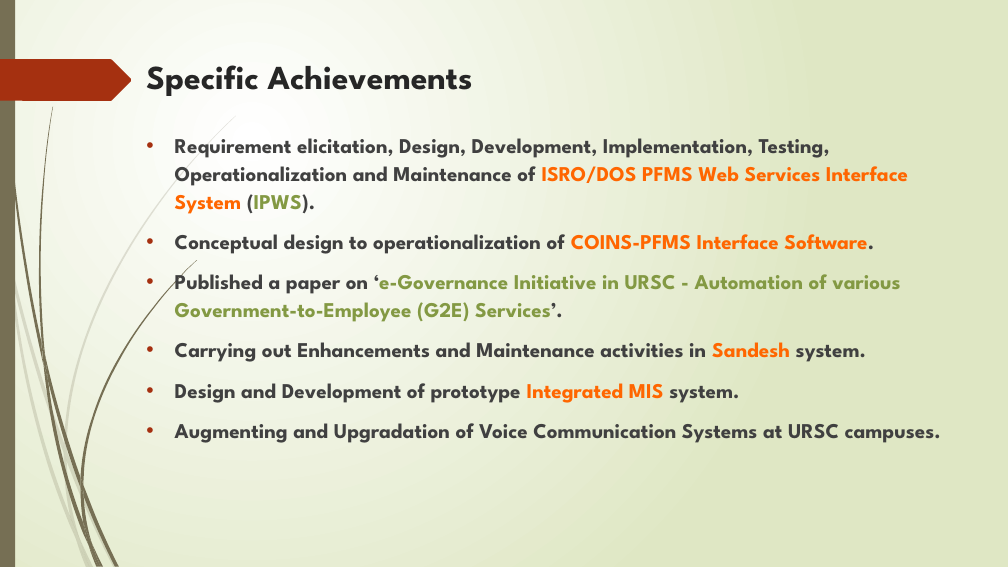
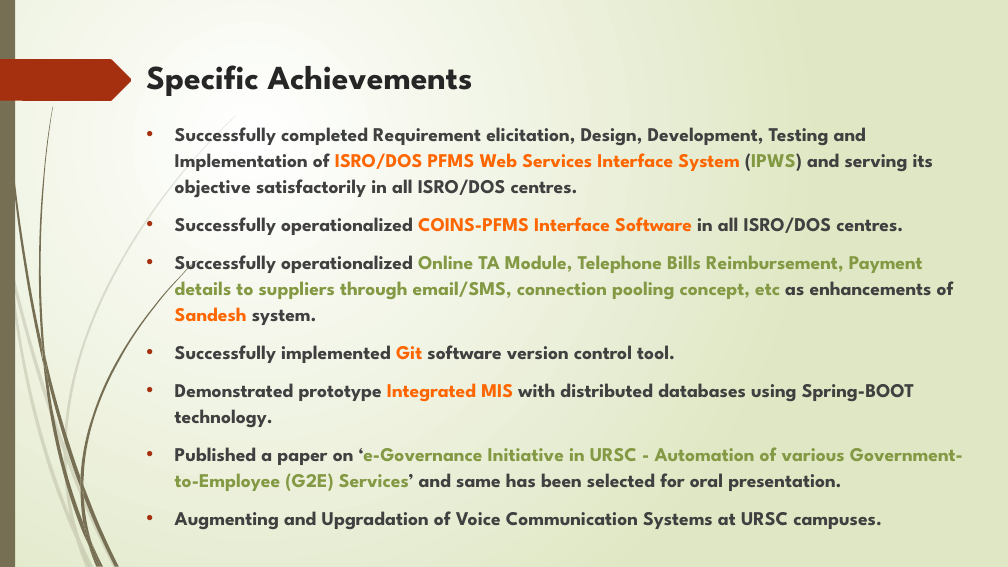
Before and after one commit to NavdeepGarg/DPC_Repo, a slide deck: slide 2 of handOutSources/PSNath SE to SF Profile.pptx. Drawn at 1008x567 pixels with LibreOffice and Linux fonts; fonts in the diff are those of the drawing. Boxes give left, top, right and bottom in pixels: in the first picture for what was removed or moved away, otherwise in the second. Text is boxed around its words. In the diff, an @@ line names an element or a change of style, - is before the commit and + after.

```diff
--- a/handOutSources/PSNath SE to SF Profile.pptx
+++ b/handOutSources/PSNath SE to SF Profile.pptx
@@ text "Successfully completed Requirement elicitation, Design, ..." moved from (x1=175, y1=138, x2=941, y2=443) to (x1=175, y1=127, x2=963, y2=529) @@
@@ text at (x1=175, y1=127, x2=963, y2=491): text changed; size 20 to 18.5 pt @@
-• Requirement elicitation, Design, Development, Implementation, Testing, Operationalization and Maintenance of ISRO/DOS PFMS Web Services Interface System (IPWS).
-• Conceptual design to operationalization of COINS-PFMS Interface Software.
-• Published a paper on ‘e-Governance Initiative in URSC - Automation of various Government-to-Employee (G2E) Services’.
-• Carrying out Enhancements and Maintenance activities in Sandesh system.
-• Design and Development of prototype Integrated MIS system.
+• Successfully completed Requirement elicitation, Design, Development, Testing and Implementation of ISRO/DOS PFMS Web Services Interface System (IPWS) and serving its objective satisfactorily in all ISRO/DOS centres.
+• Successfully operationalized COINS-PFMS Interface Software in all ISRO/DOS centres.
+• Successfully operationalized Online TA Module, Telephone Bills Reimbursement, Payment details to suppliers through email/SMS, connection pooling concept, etc as enhancements of Sandesh system.
+• Successfully implemented Git software version control tool.
+• Demonstrated prototype Integrated MIS with distributed databases using Spring-BOOT technology.
+• Published a paper on ‘e-Governance Initiative in URSC - Automation of various Government-to-Employee (G2E) Services’ and same has been selected for oral presentation.
@@ text at (x1=175, y1=511, x2=882, y2=529): size 20 to 18.5 pt in "Augmenting and Upgradation of Voice Communication Systems ..." @@
```
Also in this commit, not shown: 6 other slides changed, 1 slide added, 1 other file.
